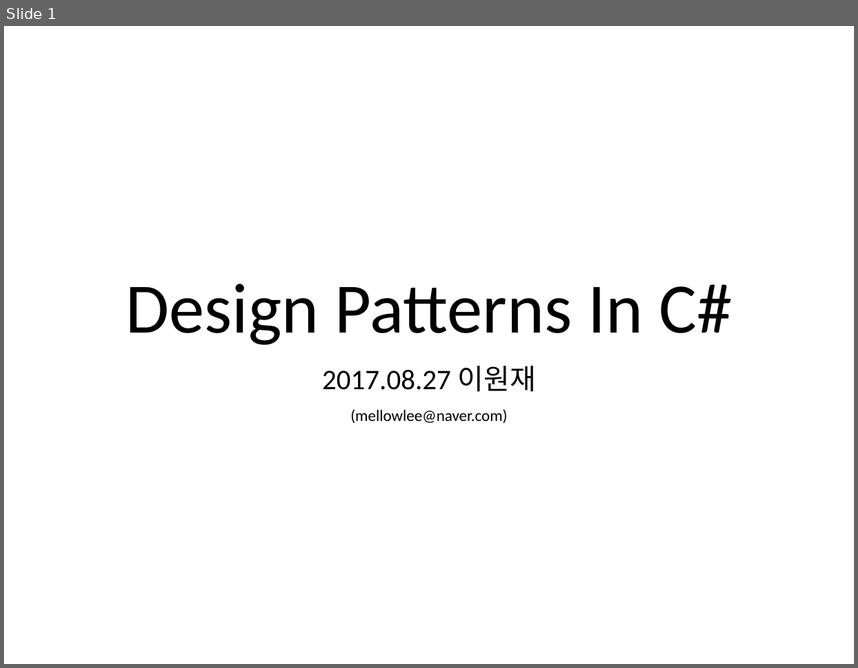
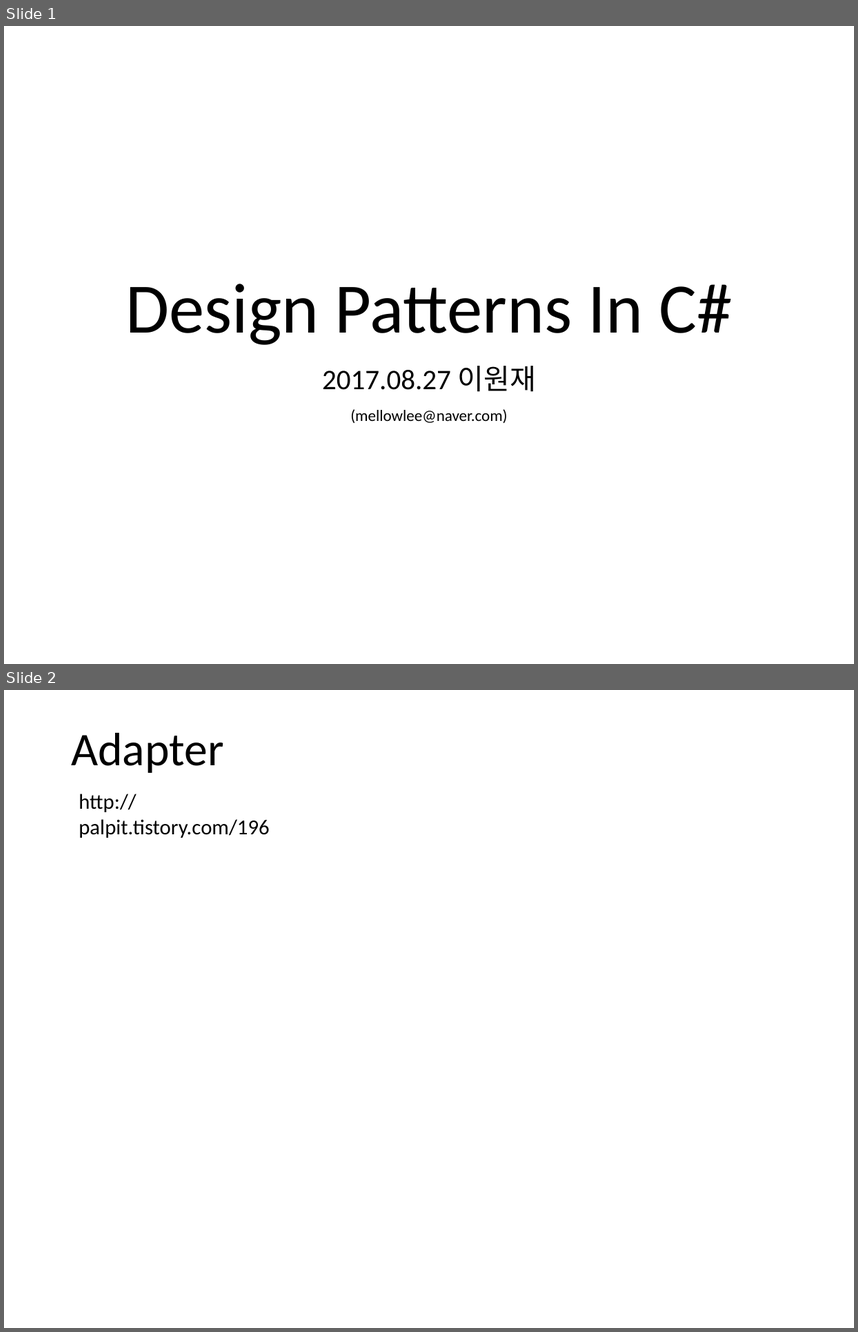
Before and after one commit to yiwonjae/Project_DesignPatternsInCSharp, a slide deck: Designpattern정리.pptx. Shown one above the other, each under a label of ours: slide 1 before the commit, slides 1 and 2 after it. The pictures are 858x668 and 858x1332 pixels, drawn with LibreOffice and Linux fonts; fonts in the diff are those of the drawing. Boxes give left, top, right and bottom in pixels: in the first picture for what was removed or moved away, otherwise in the second. Text is boxed around its words. In the diff, an @@ line names an element or a change of style, - is before the commit and + after.

```diff
--- a/Designpattern정리.pptx
+++ b/Designpattern정리.pptx
@@ slide 2 added at [4, 690, 854, 1328], background #FFFFFF @@
@@ title added at [71, 733, 224, 773], 39.6 pt, text #000000 @@
+Adapter
@@ text added at [79, 793, 269, 838], 18 pt, text #000000 @@
+http://palpit.tistory.com/196
```
Also in this commit, not shown: 2 other slides added, 1 slide removed, 10 other files.
